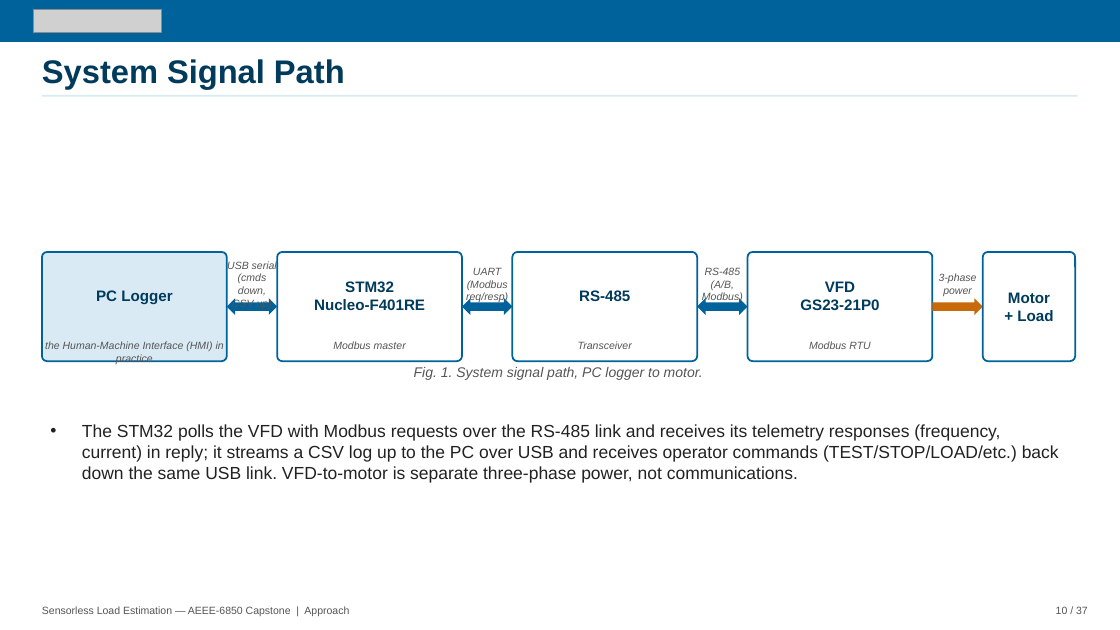
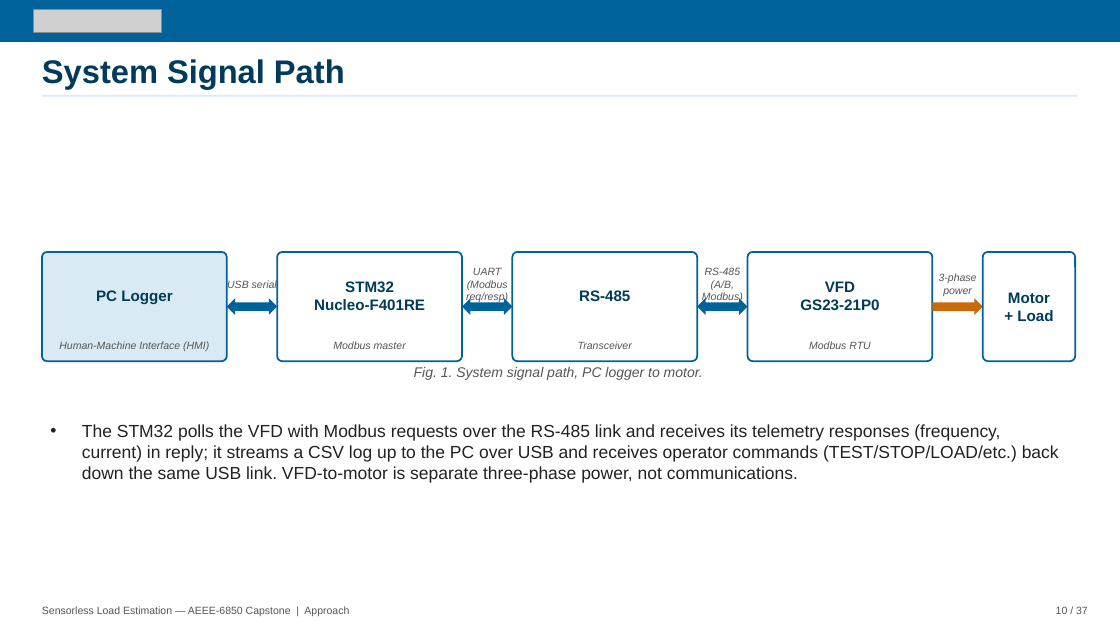
Before and after one commit to David-4529/Capstone, a slide deck: slide 10 of docs/paper/Sensorless_Load_Estimation_Deck_Rev17.pptx. Drawn at 1120x630 pixels with LibreOffice and Linux fonts; fonts in the diff are those of the drawing; grey boxes stand for pictures. Boxes give left, top, right and bottom in pixels: in the first picture for what was removed or moved away, otherwise in the second. Text is boxed around its words. In the diff, an @@ line names an element or a change of style, - is before the commit and + after.

```diff
--- a/docs/paper/Sensorless_Load_Estimation_Deck_Rev17.pptx
+++ b/docs/paper/Sensorless_Load_Estimation_Deck_Rev17.pptx
@@ text at (x1=227, y1=280, x2=277, y2=291): text changed @@
-USB serial (cmds down, CSV up)
+USB serial
@@ text at (x1=59, y1=341, x2=209, y2=351): text changed @@
-the Human-Machine Interface (HMI) in practice
+Human-Machine Interface (HMI)
```
